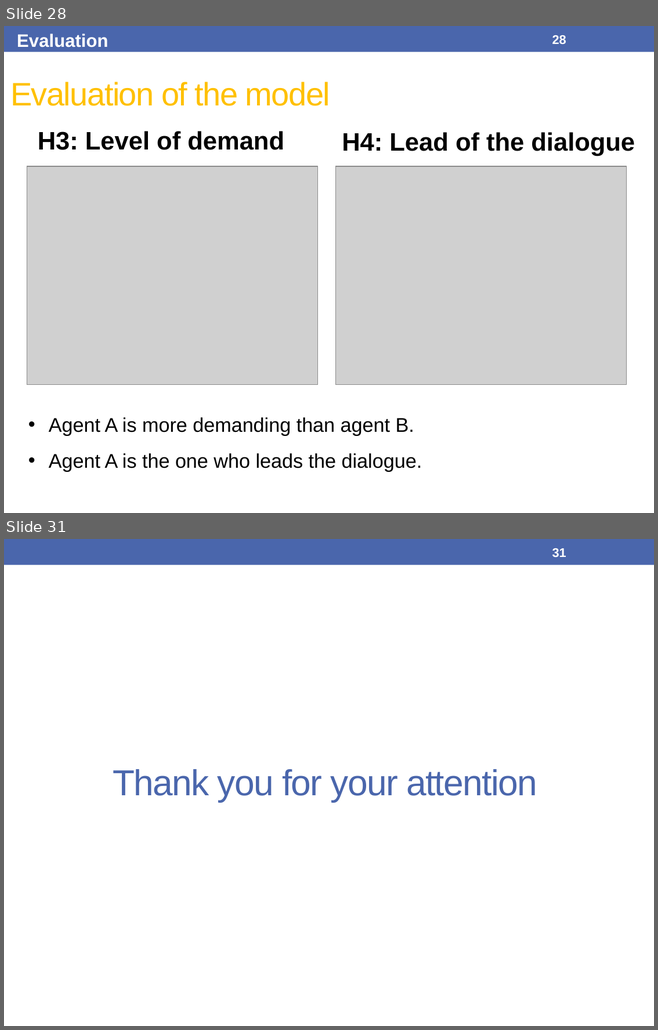
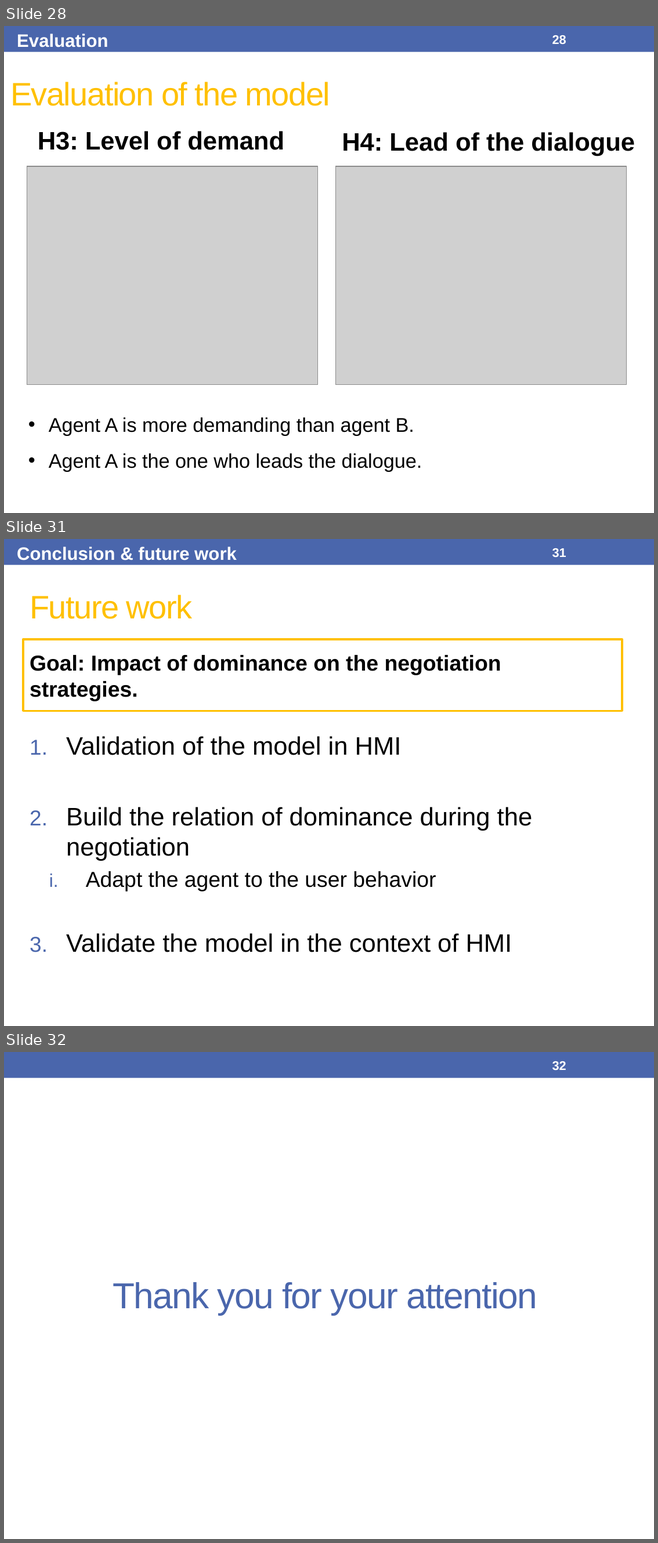
Before and after one commit to Olydia/Discolog, a slide deck: papers/Presentations/IVA17/IVA17.pptx. Shown one above the other, each under a label of ours: slides 28 and 31 before the commit, slides 28, 31 and 32 after it; the slides between them are not shown. The pictures are 658x1030 and 658x1543 pixels, drawn with LibreOffice and Linux fonts; fonts in the diff are those of the drawing; grey boxes stand for pictures. Boxes give left, top, right and bottom in pixels: in the first picture for what was removed or moved away, otherwise in the second. Text is boxed around its words. In the diff, an @@ line names an element or a change of style, - is before the commit and + after.

```diff
--- a/papers/Presentations/IVA17/IVA17.pptx
+++ b/papers/Presentations/IVA17/IVA17.pptx
@@ slide 31 added at (4,539,654,1026), background #FFFFFF; not listed: 1 template element that a slide beside it also shows @@
@@ text added at (17,547,237,560), 20 pt, text #FFFFFF, bold @@
+Conclusion & future work
@@ page number added at (552,548,566,558), 14 pt, text #FFFFFF, bold @@
+31
@@ title added at (30,595,192,619), 36 pt, text #FFC000 @@
+Future work
@@ rectangle added at (24,640,622,711), outline #FFC000 2.08 pt, 24 pt, text #000000, bold @@
+Goal: Impact of dominance on the negotiation strategies.
@@ text added at (66,736,532,953), 28 pt, text #000000 @@
+1. Validation of the model in HMI
+2. Build the relation of dominance during the negotiation
+  i. Adapt the agent to the user behavior
+3. Validate the model in the context of HMI
@@ what was slide 31 is now slide 32 @@
@@ page number at (552,1061,566,1071): text changed @@
-31
+32
```
Also in this commit, not shown: 9 slides changed, 1 other file.
